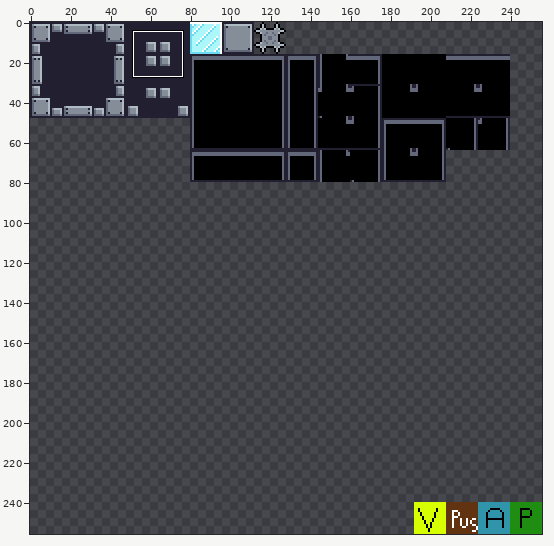
Sprite sheet, stored at assets/tiled/tilesets/default_tileset.png. Above, an overview of the earlier version with the close-up marked.
Close-up. Before the commit:
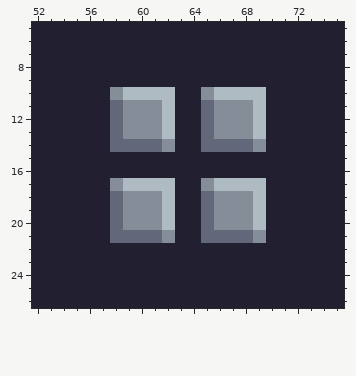
The file is 256x256 pixels. Shown: x 52..75, y 5..26. The commit also changed other parts of the picture, which this record leaves out.
New version:
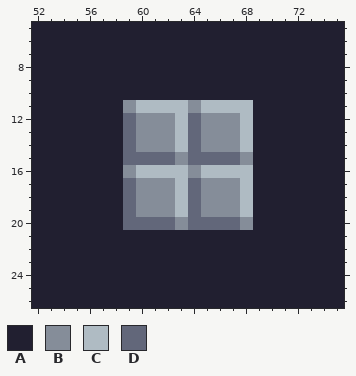
Palette (. is transparent): A #211f30  B #858d99  C #afbbc3  D #62677a
Difference:
y 10: x 58..62 BCCCC -> AAAAA; x 65..69 BCCCC -> AAAAA
y 11: x 58 D -> A; x 60..61 BB -> CC; x 63..69 AADBBBC -> CBCCCCA
y 12..13: x 58..59 DB -> AD; x 62..65 CAAD -> BCDB; x 68..69 BC -> CA
y 14: x 58 D -> A; x 60..61 DD -> BB; x 63..69 AADDDDB -> CDBBBCA
y 15: x 59..68 AAAAAAAAAA -> DDDDBDDDDB
y 16: x 59..68 AAAAAAAAAA -> BCCCCBCCCC
y 17: x 58..64 BCCCCAA -> ADBBBCD; x 66..67 CC -> BB; x 69 C -> A
y 18..19: x 58..59 DB -> AD; x 62..65 CAAD -> BCDB; x 68..69 BC -> CA
y 20: x 58..64 DBBBCAA -> ADDDDBD; x 66..67 BB -> DD; x 69 C -> A
y 21: x 58..62 DDDDB -> AAAAA; x 65..69 DDDDB -> AAAAA
